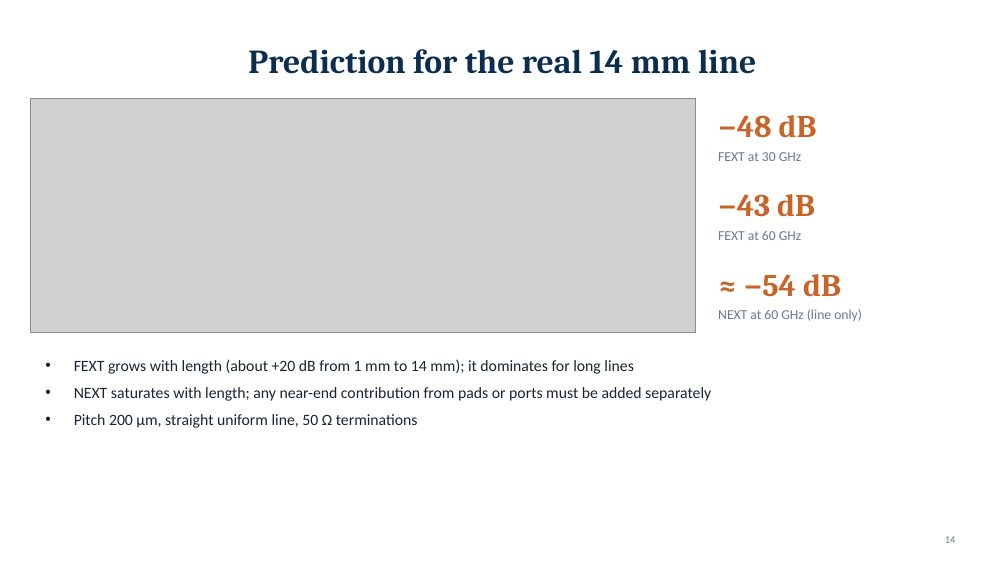
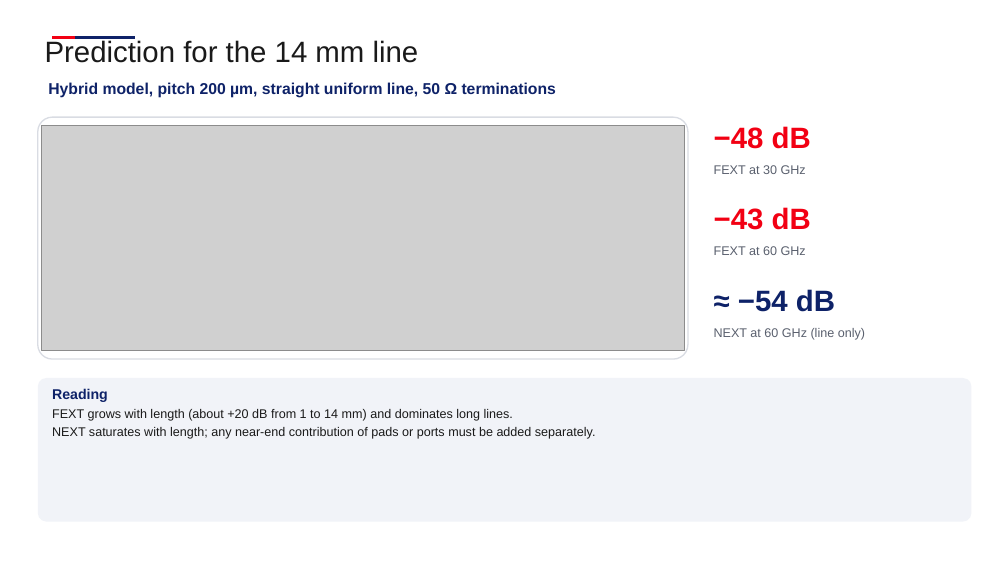
Before and after one commit to andreimuresian/claude, a slide deck: slide 14 of docs/cst/xtalk/crosstalk_cross_section.pptx. Drawn at 1008x567 pixels with LibreOffice and Linux fonts; fonts in the diff are those of the drawing; grey boxes stand for pictures; background and template pictures are left out. Boxes give left, top, right and bottom in pixels: in the first picture for what was removed or moved away, otherwise in the second. Text is boxed around its words. In the diff, an @@ line names an element or a change of style, - is before the commit and + after.

```diff
--- a/docs/cst/xtalk/crosstalk_cross_section.pptx
+++ b/docs/cst/xtalk/crosstalk_cross_section.pptx
@@ text "Prediction for the 14 mm ..." at [45, 40, 419, 63]: vertical alignment middle to top @@
@@ text at [45, 40, 419, 63]: text changed; size 32 to 28 pt; font Cambria to Arial; text colour #0B2E4F to #1A1A1A; bold off @@
-Prediction for the real 14 mm line
+Prediction for the 14 mm line
@@ line added from (52, 38) to (77, 38), #F20013 2 pt @@
@@ line added from (75, 38) to (135, 38), #0E2268 2 pt @@
@@ text added at [48, 82, 556, 98], 15 pt, text #0E2268, bold @@
+Hybrid model, pitch 200 µm, straight uniform line, 50 Ω terminations
@@ rounded rectangle added at [38, 117, 688, 359], fill #FFFFFF, outline #D9DCE3 1.25 pt @@
@@ text "−48 dB": place and size @@
-text "−48 dB" at [718, 115, 817, 138]
+text "−48 dB" at [714, 126, 811, 149]
@@ text "−48 dB" at [714, 126, 811, 149]: size 30 to 28 pt, font Cambria to Arial, text colour #C8642A to #F20013; more space between paragraphs @@
@@ picture: place and size @@
-picture at [30, 98, 696, 333]
+picture at [42, 126, 684, 351]
@@ text at [714, 165, 806, 174]: text changed; size 13 to 12 pt; font Calibri to Arial; text colour #6B7B8C to #5A606E @@
-FEXT at 60 GHz
+FEXT at 30 GHz
@@ text "−43 dB" at [714, 207, 811, 230]: size 30 to 28 pt, font Cambria to Arial, text colour #C8642A to #F20013; more space between paragraphs @@
@@ text "−43 dB": place and size @@
-text "−43 dB" at [718, 194, 815, 217]
+text "−43 dB" at [714, 207, 811, 230]
@@ text at [714, 246, 806, 255]: text changed; size 13 to 12 pt; font Calibri to Arial; text colour #6B7B8C to #5A606E @@
-FEXT at 30 GHz
+FEXT at 60 GHz
@@ text "≈ −54 dB": place and size @@
-text "≈ −54 dB" at [744, 274, 841, 297]
+text "≈ −54 dB" at [738, 289, 835, 312]
@@ text "≈ −54 dB" at [738, 289, 835, 312]: size 30 to 28 pt, font Cambria to Arial, text colour #C8642A to #0E2268; more space between paragraphs @@
@@ text "NEXT at 60 GHz (line ...": place and size @@
-text "NEXT at 60 GHz (line ..." at [718, 309, 862, 321]
+text "NEXT at 60 GHz (line ..." at [714, 328, 865, 340]
@@ text "NEXT at 60 GHz (line ..." at [714, 328, 865, 340]: size 13 to 12 pt, font Calibri to Arial, text colour #6B7B8C to #5A606E; more space between paragraphs @@
@@ rounded rectangle added at [38, 378, 972, 522], fill #F1F3F8 @@
@@ text at [52, 388, 596, 439]: text changed; size 15 to 12 pt; font Calibri to Arial; text colour #1B2430 to #1A1A1A @@
-• FEXT grows with length (about +20 dB from 1 mm to 14 mm); it dominates for long lines
-• NEXT saturates with length; any near-end contribution from pads or ports must be added separately
-• Pitch 200 µm, straight uniform line, 50 Ω terminations
+Reading
+FEXT grows with length (about +20 dB from 1 to 14 mm) and dominates long lines.
+NEXT saturates with length; any near-end contribution of pads or ports must be added separately.
@@ page number removed at [945, 536, 956, 543] @@
-14
```
Also in this commit, not shown: 14 other slides changed, 1 slide added, 1 slide removed, 4 other files.
